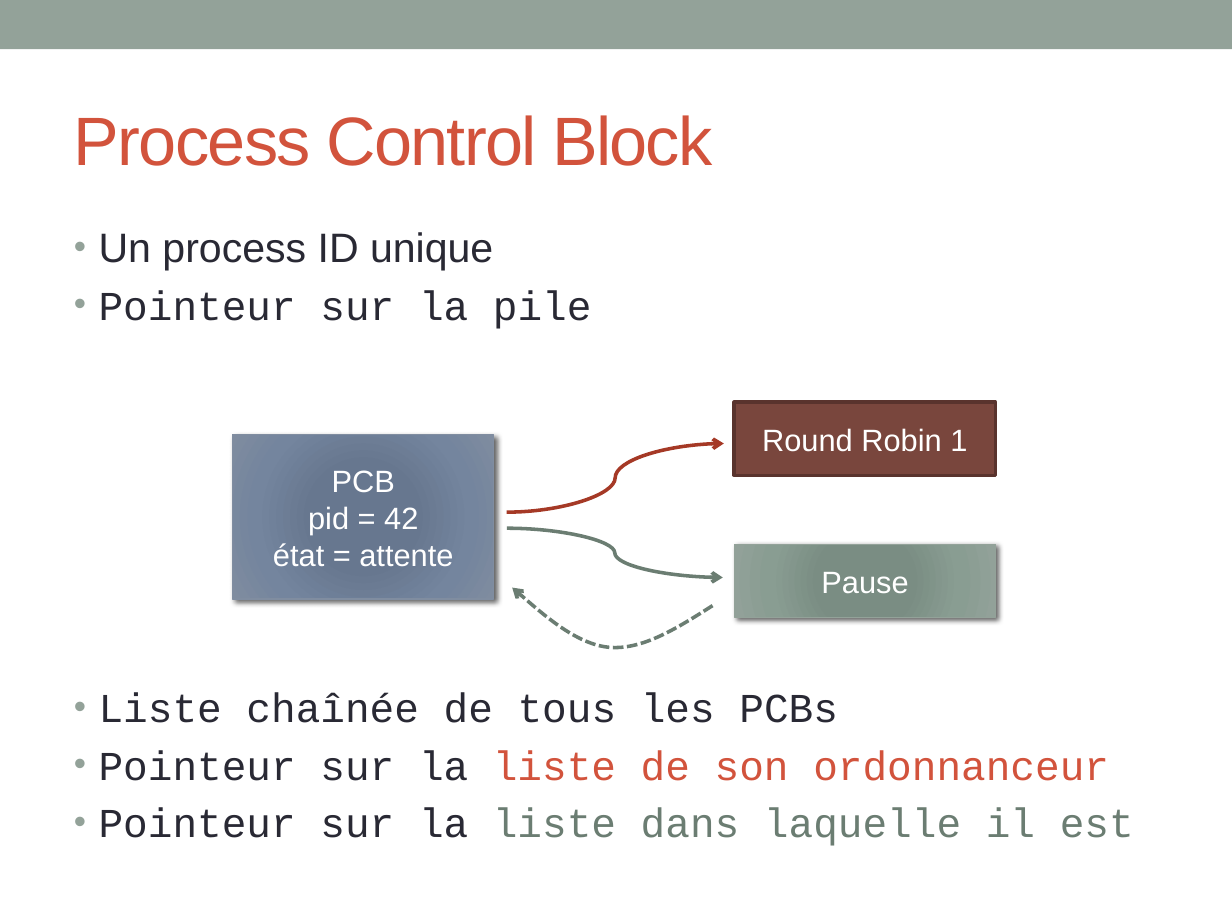
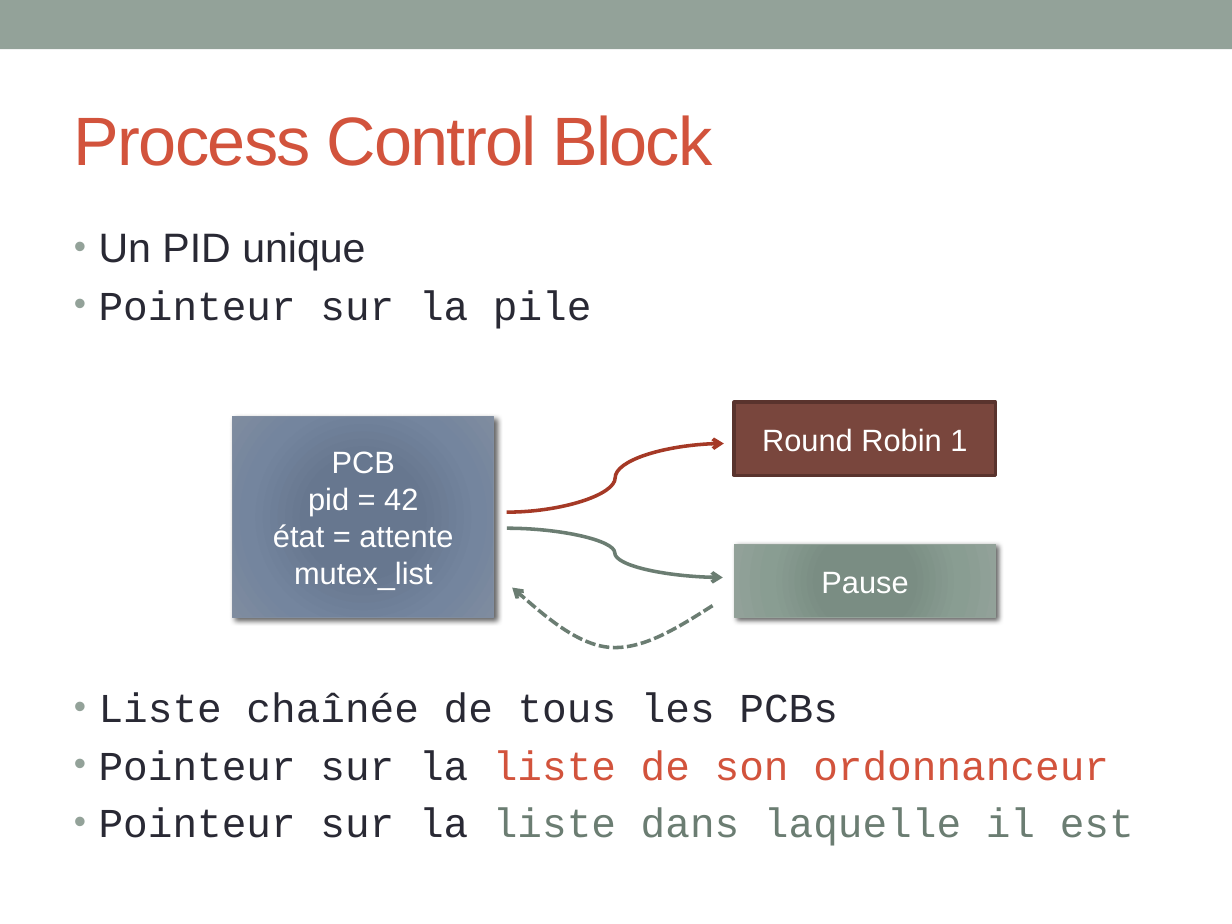
Before and after one commit to INSA-4IF-H4404-2013-2014/RaspiKernel, a slide deck: slide 8 of ppt/presentation.pptx. Drawn at 1232x924 pixels with LibreOffice and Linux fonts; fonts in the diff are those of the drawing. Boxes give left, top, right and bottom in pixels: in the first picture for what was removed or moved away, otherwise in the second. Text is boxed around its words. In the diff, an @@ line names an element or a change of style, - is before the commit and + after.

```diff
--- a/ppt/presentation.pptx
+++ b/ppt/presentation.pptx
@@ text at [99,232,365,271]: text changed @@
-• Un process ID unique
+• Un PID unique
@@ rectangle "PCB": place and size @@
-rectangle "PCB" at [233,435,494,599]
+rectangle "PCB" at [233,416,494,617]
@@ text in rectangle at [294,561,433,590]: paragraph added @@
+mutex_list
```
Also in this commit, not shown: 5 other slides changed, 1 slide added.
